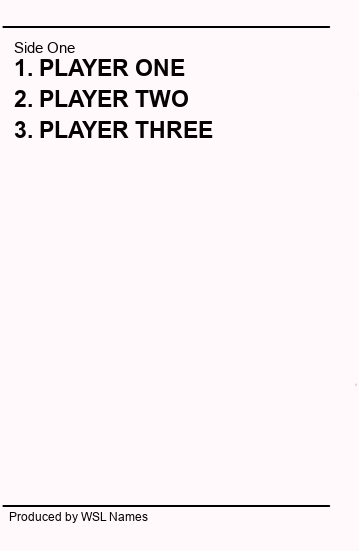
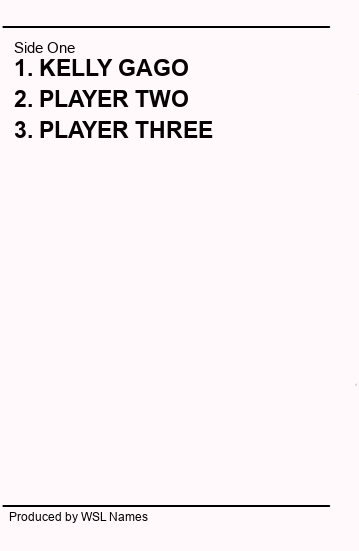
Layered file, before and after one edit (359×551). Changes by layer:
added layer "Side One ... #1" above "Side One ..." over (40, 59, 188, 76)
hid "Side One ..." over (40, 59, 188, 76)
